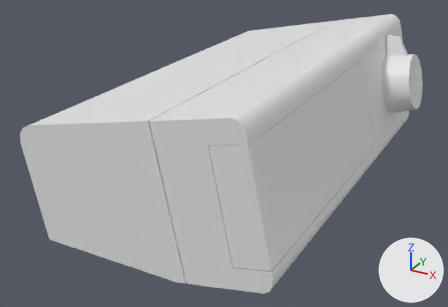
A saved change to the FBX model The Outer Frame/Assets/Models/clock-model.fbx.
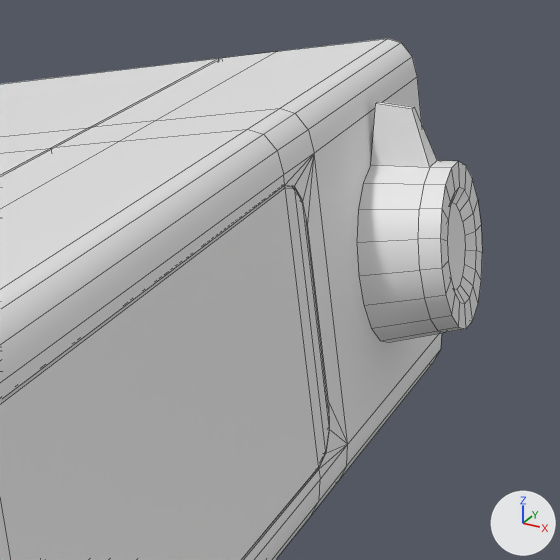
There are two pictures of each version: one whole from a 50 mm lens placed at (0.126, -0.263, 0.141), pointed at (-0.01, -0.016, 0.018), one close up on the part from 59% to 100% of the width and 0% to 60% of the height. The axes (+X, +Y, +Z) are drawn at lower right. The lights are the same throughout. The close-ups show mesh edges as thin lines. Where no turn or scale is listed for an object, it has been applied to the vertices.

Objects in the first close-up: 'clock', 'clock dial', 'clock glass'.
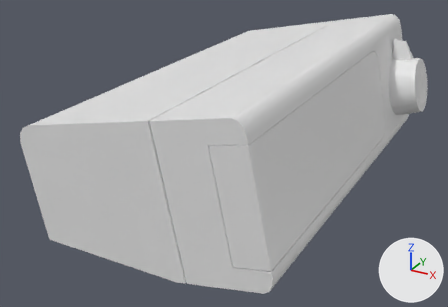
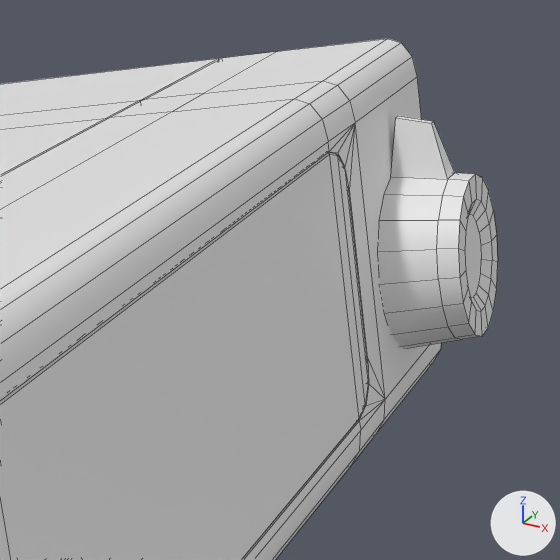
Where the newer file only moved an object's origin or applied its transform, the numbers keep the older frame.

Boxes (x1, y1, x2, y2) around the edits, measured in the close-ups (560 x 560 px):
'clock', reshaped
    before: (0, 39, 442, 560)
    after: (0, 39, 441, 560)
'clock glass', reshaped
    before: (0, 186, 329, 560)
    after: (0, 152, 368, 560)
'clock dial', mesh turned
    before: (357, 102, 482, 342)
    after: (378, 116, 498, 348)

The change in detail:
me_cube has 320 vertices, 287 faces and spans x -0.06..0.054, y -0.098..0.098, z 0.0..0.071.
me_cube is used by ob_clock; location (0.0, 0.0, 0.0).
me_cube part 1: 178 of 320 vertices moved; they spanned x -0.06..0.054, y -0.07..0.032, z 0.0..0.071 and now span x -0.06..0.054, y -0.071..0.056, z 0.0..0.071; mean shift (0.0, 0.019, 0.0); largest move (0.018, 0.005, 0.052) -> (0.018, 0.03, 0.052).
me_circle_003 has 94 vertices, 77 faces and spans x -0.0041..0.0163, y -0.0164..0.0164, z -0.0158..0.0261.
me_circle_003 is used by ob_clock_dial; location (0.049, 0.0649, 0.0406).
me_circle_003 part 2: the whole mesh is turned 0.3 degrees about the y axis through its middle, then moved by (0.0008, 0.0117, -0.0048).
me_cube_007 has 44 vertices, 37 faces and spans x -0.02..0.0049, y -0.0532..0.0693, z -0.0261..0.0228.
me_cube_007 is used by ob_clock_glass; location (0.0489, -0.0443, 0.0406).
me_cube_007 part 3: all 24 vertices in x -0.0064..0.0049, y 0.0608..0.0693, z -0.0232..0.0228 are moved by (0.0, 0.0235, 0.0).
